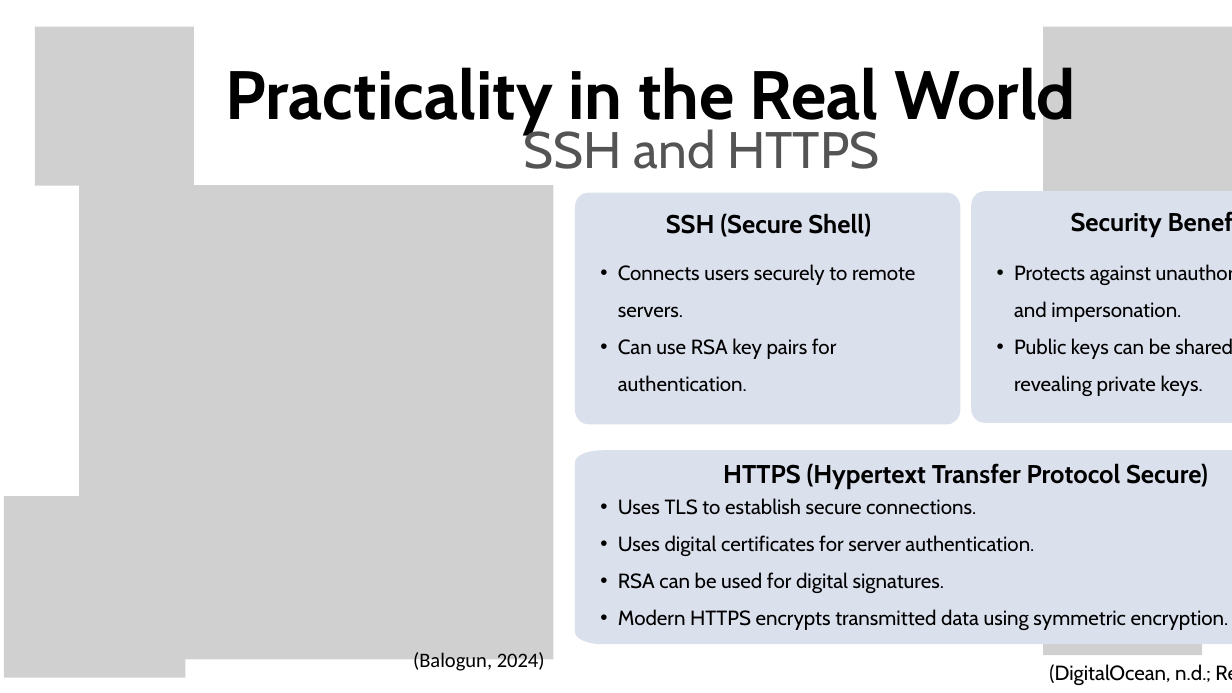
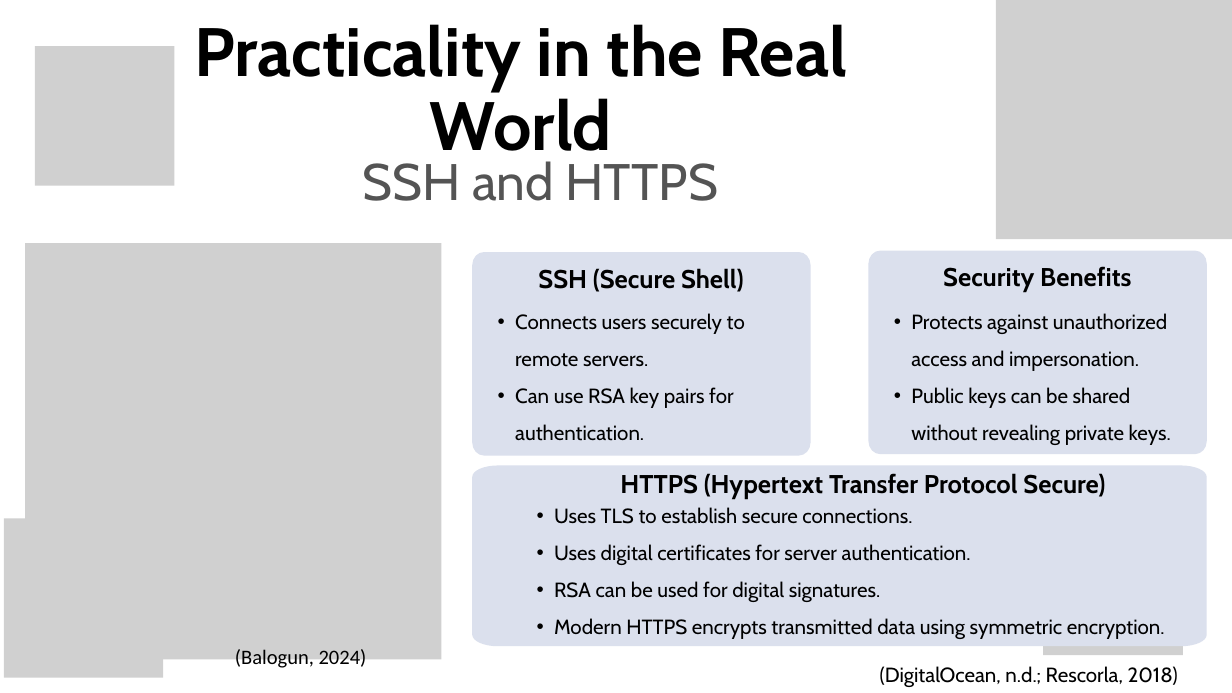
Before and after one commit to Muffinszer/cep146-teamproject1, a slide deck: slide 6 of CEP146NBB_Project1.pptx. Drawn at 1232x693 pixels with LibreOffice and Linux fonts; fonts in the diff are those of the drawing; grey boxes stand for pictures; background and template pictures are left out. Boxes give left, top, right and bottom in pixels: in the first picture for what was removed or moved away, otherwise in the second. Text is boxed around its words. In the diff, an @@ line names an element or a change of style, - is before the commit and + after.

```diff
--- a/CEP146NBB_Project1.pptx
+++ b/CEP146NBB_Project1.pptx
@@ text "Practicality in the Real World" rewrapped from [226,61,1076,134] to [194,24,847,165] @@
@@ picture: place and size @@
-picture at [1044,26,1232,304]
+picture at [996,0,1232,239]
@@ picture: place and size @@
-picture at [35,26,194,185]
+picture at [35,46,174,185]
@@ text "SSH and HTTPS" rewrapped from [524,125,879,169] to [362,161,718,201] @@
@@ picture: place and size @@
-picture at [79,185,554,660]
+picture at [25,243,442,660]
@@ freeform shape: place and size @@
-freeform shape at [575,193,960,424]
+freeform shape at [472,252,811,455]
@@ text "SSH (Secure Shell)": place and size @@
-text "SSH (Secure Shell)" at [666,213,871,237]
+text "SSH (Secure Shell)" at [538,268,744,292]
@@ freeform shape: place and size @@
-freeform shape at [971,191,1232,423]
+freeform shape at [869,251,1207,454]
@@ text "Security Benefits" rewrapped from [1071,212,1162,237] to [943,266,1131,292] @@
@@ text "Connects users securely to remote ..." rewrapped from [618,264,915,392] to [515,313,745,441] @@
@@ text "Protects against unauthorized access and ..." rewrapped from [1014,265,1232,396] to [911,313,1171,445] @@
@@ freeform shape: place and size @@
-freeform shape at [575,450,1232,644]
+freeform shape at [472,466,1207,647]
@@ text "HTTPS (Hypertext Transfer Protocol Secure)": place and size @@
-text "HTTPS (Hypertext Transfer Protocol Secure)" at [723,463,1208,488]
+text "HTTPS (Hypertext Transfer Protocol Secure)" at [620,473,1105,498]
@@ text "Uses TLS to establish secure ...": place and size @@
-text "Uses TLS to establish secure ..." at [618,498,1229,630]
+text "Uses TLS to establish secure ..." at [554,507,1165,639]
@@ picture: place and size @@
-picture at [4,496,185,678]
+picture at [4,519,163,678]
@@ picture: place and size @@
-picture at [1044,496,1202,655]
+picture at [1044,516,1183,655]
@@ text "(Balogun, 2024)": place and size @@
-text "(Balogun, 2024)" at [413,652,545,673]
+text "(Balogun, 2024)" at [235,649,367,670]
@@ text "(DigitalOcean, n.d.; Rescorla, 2018)" rewrapped from [1049,664,1211,685] to [880,666,1178,687] @@
```
Also in this commit, not shown: 8 other slides changed.
